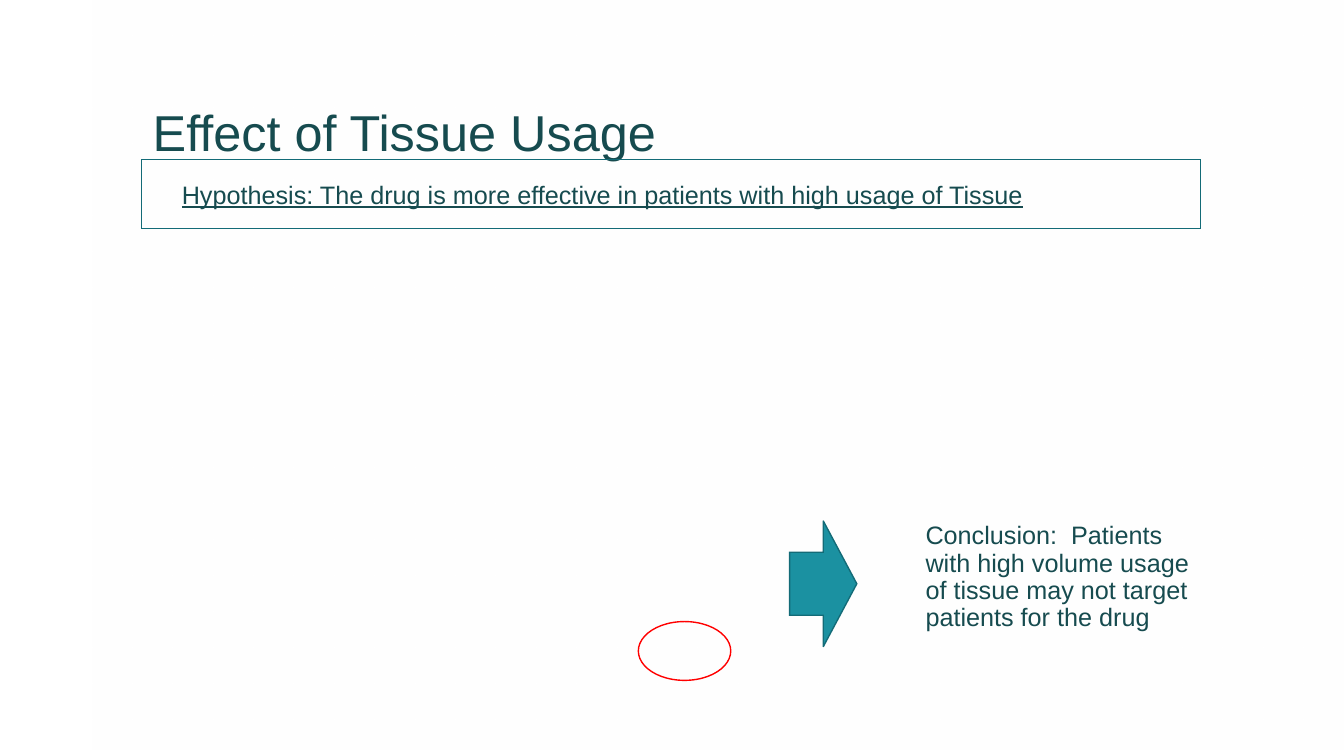
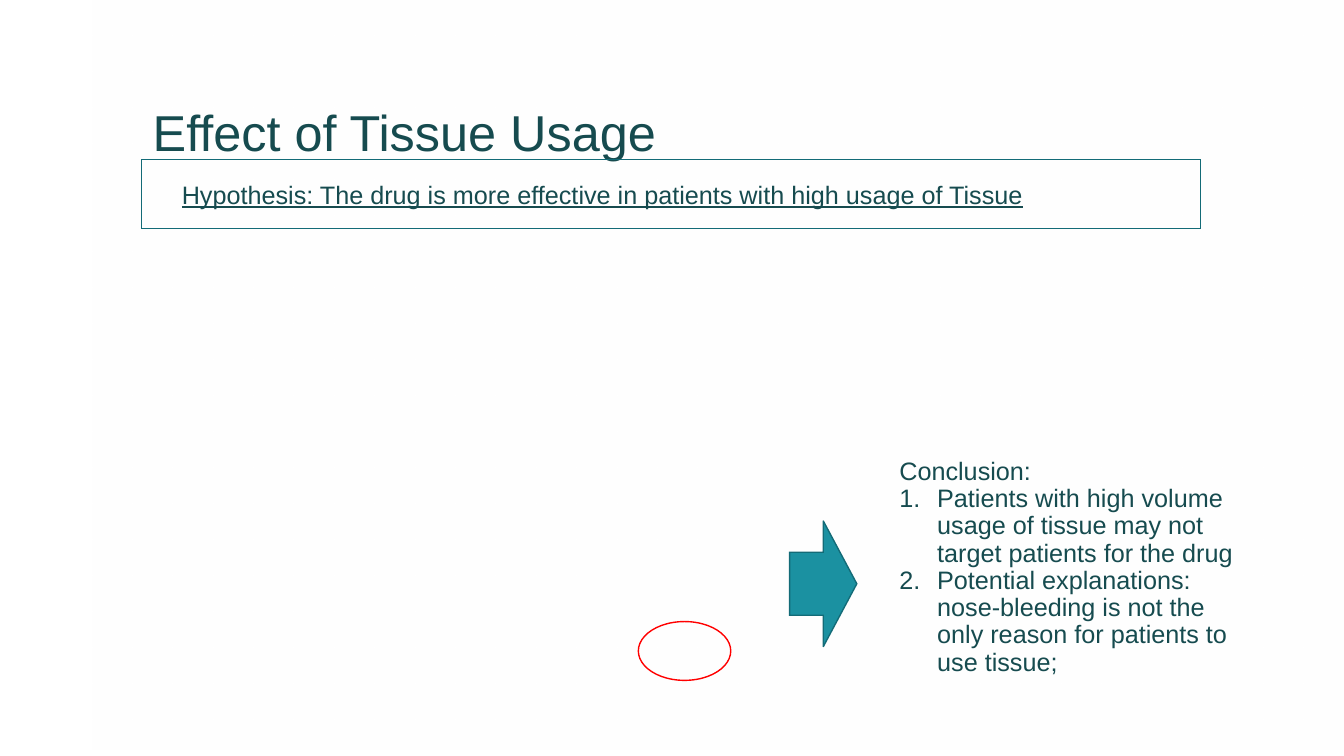
Before and after one commit to liuxia74/AZ, a slide deck: slide 10 of AstraZeneca_Presentation.pptx. Drawn at 1344x756 pixels with LibreOffice and Linux fonts; fonts in the diff are those of the drawing; grey boxes stand for pictures; background and template pictures are left out. Boxes give left, top, right and bottom in pixels: in the first picture for what was removed or moved away, otherwise in the second. Text is boxed around its words. In the diff, an @@ line names an element or a change of style, - is before the commit and + after.

```diff
--- a/AstraZeneca_Presentation.pptx
+++ b/AstraZeneca_Presentation.pptx
@@ text at [899,461,1232,675]: text changed @@
-Conclusion: Patients with high volume usage of tissue may not target patients for the drug
+Conclusion:
+1. Patients with high volume usage of tissue may not target patients for the drug
+2. Potential explanations: nose-bleeding is not the only reason for patients to use tissue;
```
Also in this commit, not shown: 4 other slides changed, 1 slide added, 7 slides removed, 3 other files.
